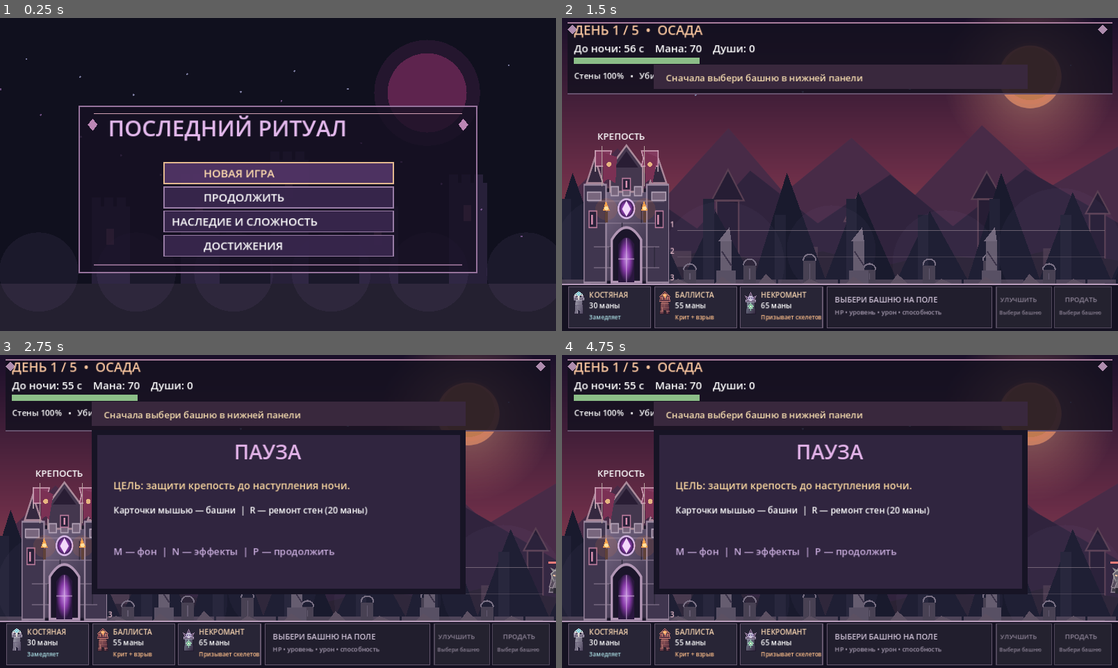
Above: before the commit, frames 1-4 (two rows, left to right).
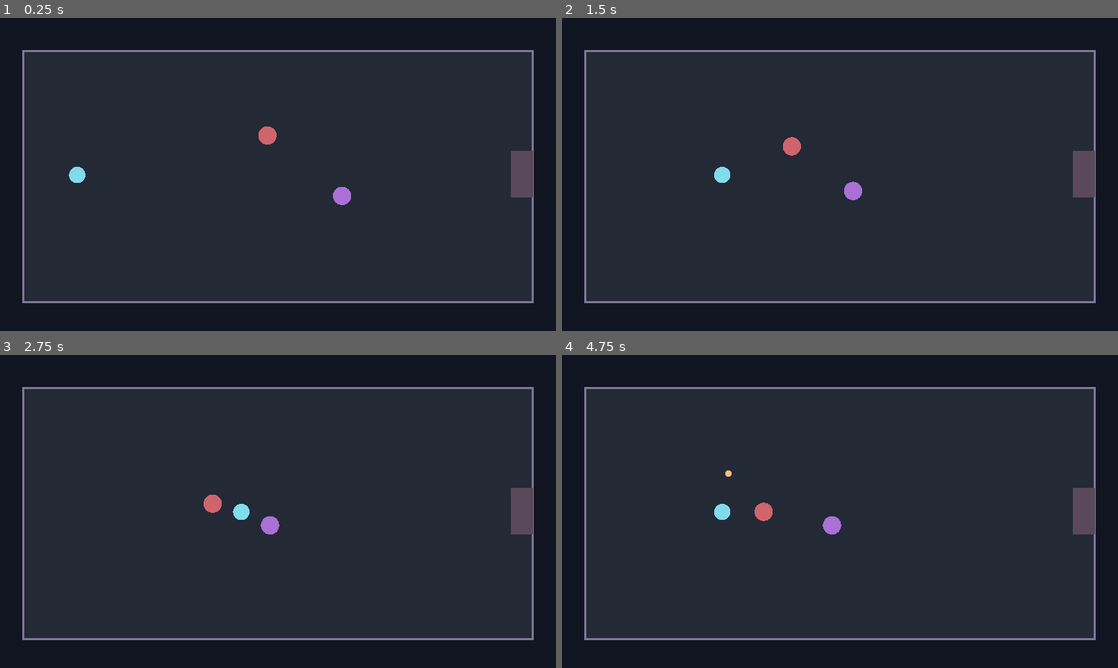
Above: after the commit, the same moments.

Repository: DoctorStrangeSH/Last-Ritual
Game: Godot game, scene res://scenes/topdown_night_prototype.tscn
The game is run twice, just before and just after one commit, with the same random seed, the same clock (stepped at 60 frames per second) and the same inputs. Before the commit the project starts from res://scenes/main.tscn.
Inputs (mouse positions are in pixels of both pictures, inside the frame that each line leads up to):
- Up to frame 1 (0.25 s): no input
- Up to frame 2 (1.5 s): tap Enter (ui_accept) at 0.5, 0.77 s; move the mouse to (962, 158) at 0.52 s; hold Right (ui_right) 0.53-1.25 s; tap M at 0.6 s; click (962, 158) at 0.67 s; drag from (728, 190) to (812, 237) at 1.27 s
- Up to frame 3 (2.75 s): move the mouse to (333, 442) at 2.02 s; hold Right (ui_right) from 2.03 s (still down); tap P at 2.1 s
- Up to frame 4 (4.75 s): release Right (ui_right) at 2.75 s; drag from (812, 574) to (673, 464) at 2.77 s; move the mouse to (1006, 558) at 3.52 s; hold Left (ui_left) 3.53-4.25 s; tap Keypad Enter at 3.6 s; tap Enter (ui_accept) at 3.77 s; drag from (673, 464) to (756, 433) at 4.27 s

The runs differ from the first frame. In frame 1, 49% of the frame differs, in the area x 0-100%, y 10-94%; in frame 2, 48%; in frame 3, 27%; in frame 4, 27%.

Commit message:
feat: launch standalone top-down game by default

Diff:
--- a/project.godot
+++ b/project.godot
@@ -1,8 +1,8 @@
 config_version=5
 
 [application]
-config/name="Последний ритуал — Пролог"
-run/main_scene="res://scenes/main.tscn"
+config/name="Last Ritual 2.0 — Top Down"
+run/main_scene="res://scenes/topdown_night_prototype.tscn"
 config/features=PackedStringArray("4.2", "GL Compatibility")
 
 [display]
